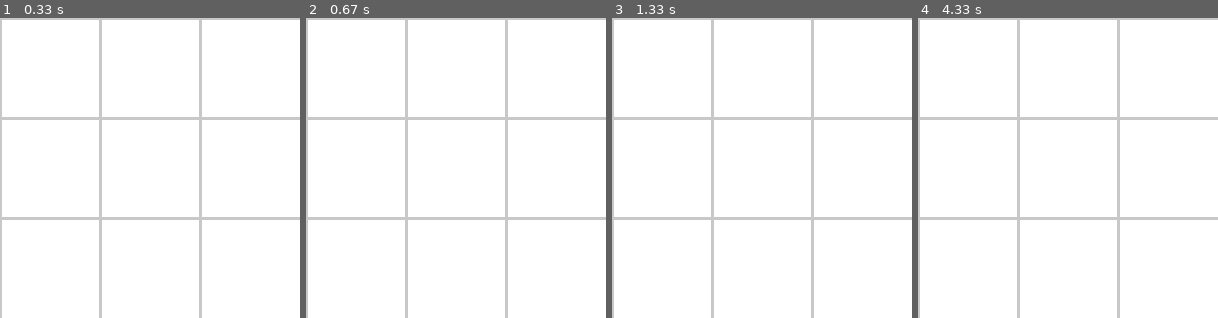
Above: before the commit, frames 1-4 (left to right).
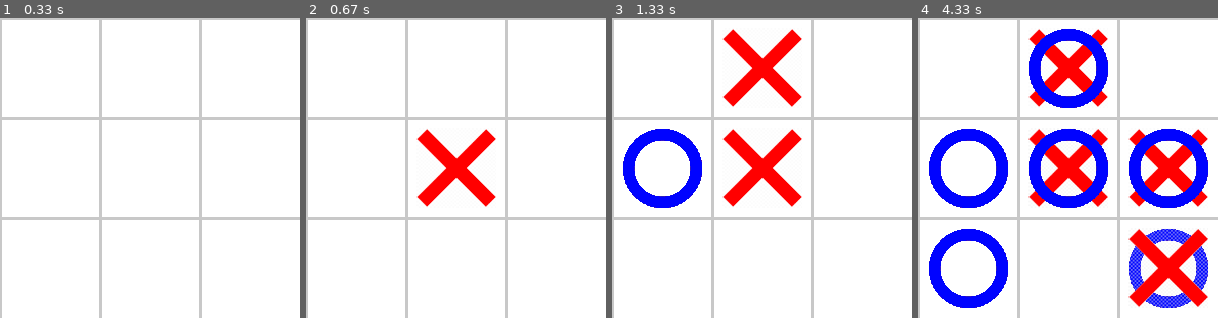
Above: after the commit, the same moments.

Repository: daliborstakic/tictactoe-pygame
Game: pygame game, started from main.py
Same seed, same stepped clock (60 frames per second), same inputs: the game is played once before the commit and once after it.
Inputs (mouse positions are in pixels of both pictures, inside the frame that each line leads up to):
- Up to frame 1 (0.33 s): no input
- Up to frame 2 (0.67 s): click (456, 168) at 0.38 s
- Up to frame 3 (1.33 s): click (690, 171) at 0.72 s; click (807, 63) at 1.05 s
- Up to frame 4 (4.33 s): click (1074, 66) at 1.38 s; click (1071, 198) at 1.72 s; click (1182, 282) at 2.08 s; click (1146, 141) at 2.55 s; click (1176, 144) at 2.88 s; click (1173, 225) at 3.22 s; click (1080, 156) at 3.55 s; click (1176, 237) at 3.88 s; click (975, 279) at 4.22 s

Frame 1 is identical in both runs. In frame 2, 3.0% of the frame differs, in the area x 36-64%, y 37-63%; in frame 3, 8.8%; in frame 4, 26%, in the area x 3-97%, y 3-97%.

Commit message:
X's and O's can now be drawn, with some bugs which will be removed later.

Diff:
--- a/main.py
+++ b/main.py
@@ -1,4 +1,5 @@
 import pygame
+import math
 
 pygame.init()
 
@@ -14,6 +15,10 @@
 GRAY = (200, 200, 200)
 RED = (255, 0, 0)
 BLUE = (0, 0, 255)
+
+# Images
+X_IMAGE = pygame.transform.scale(pygame.image.load("images/x.png"), (80, 80))
+O_IMAGE = pygame.transform.scale(pygame.image.load("images/o.png"), (80, 80))
 
 
 def draw_grid():
@@ -41,28 +46,63 @@
             x = dis_to_cen * (2 * j + 1)
             y = dis_to_cen * (2 * i + 1)
 
-            game_array[i][j] = ((x, y), False)
+            game_array[i][j] = (x, y, "", True)
 
     return game_array
+
+
+def click(game_array):
+    global x_turn, o_turn, images
+
+    m_x, m_y = pygame.mouse.get_pos()
+
+    for i in range(len(game_array)):
+        for elem in game_array[i]:
+            print(elem)
+            x, y, char, can_play = elem
+
+            dis = math.sqrt((x - m_x) ** 2 + (y - m_y) ** 2)
+
+            if dis < WIDTH // ROWS // 2:
+                if x_turn and can_play:
+                    images.append((x, y, X_IMAGE))
+                    x_turn = False
+                    o_turn = True
+
+                elif o_turn and can_play:
+                    images.append((x, y, O_IMAGE))
+                    x_turn = True
+                    o_turn = False
 
 
 def render():
     win.fill(WHITE)
     draw_grid()
+    for image in images:
+        x, y, IMAGE = image
+        win.blit(IMAGE, (x - IMAGE.get_width() // 2, y - IMAGE.get_height() // 2))
+
     pygame.display.update()
 
 
 def main():
+    global x_turn, o_turn, images
+
+    images = []
+
     run = True
 
+    x_turn = True
+    o_turn = False
+
     game_array = initialize_grid()
-
-    print(game_array)
 
     while True:
         for event in pygame.event.get():
             if event.type == pygame.QUIT:
                 pygame.quit()
+            if event.type == pygame.MOUSEBUTTONDOWN:
+                click(game_array)
 
         render()
 
